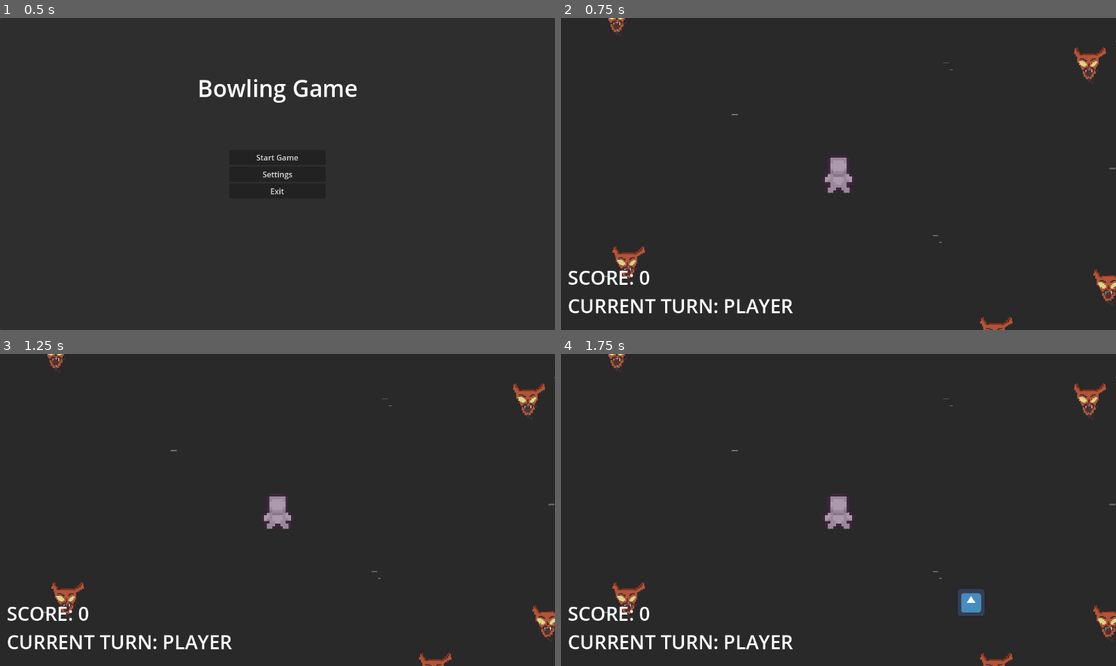
Above: before the commit, frames 1-4 (two rows, left to right).
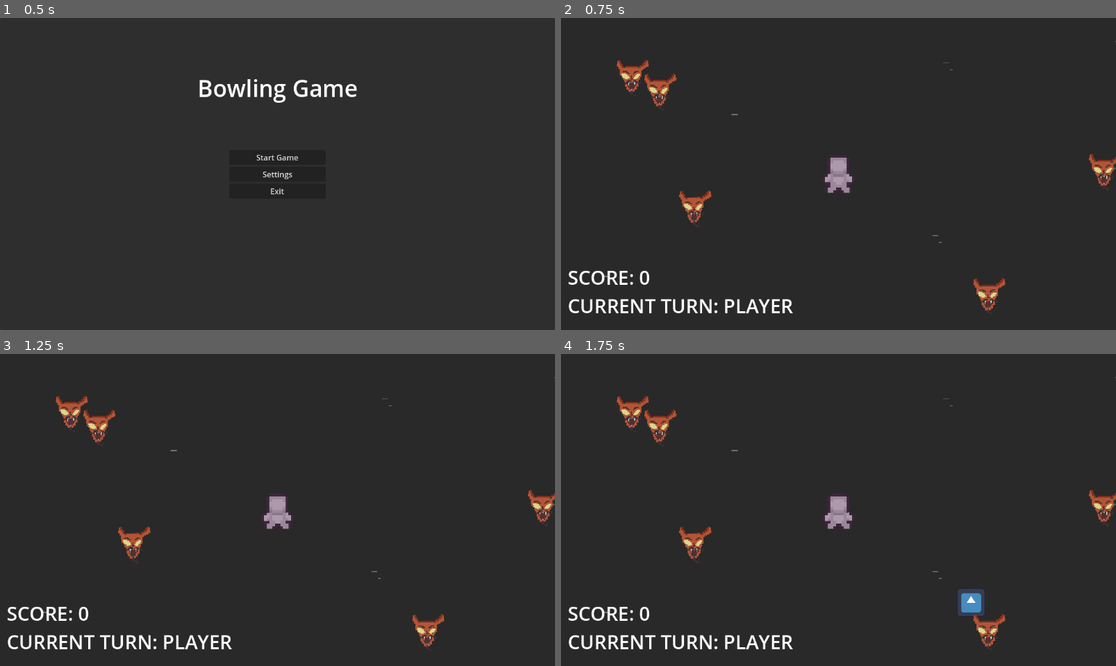
Above: after the commit, the same moments.

Repository: YumNothingSoup/Beginner-Game-Jam
Game: Godot game, scene res://Main Scenes/main_menu.tscn
Same seed, same stepped clock (60 frames per second), same inputs: the game is played once before the commit and once after it. The engine's default icon, where the game draws it, is replaced by a stand-in: a white triangle on a blue panel in a dark square.
Inputs (mouse positions are in pixels of both pictures, inside the frame that each line leads up to):
- Up to frame 1 (0.5 s): no input
- Up to frame 2 (0.75 s): click "Start Game" at 0.5 s
- Up to frame 3 (1.25 s): no input
- Up to frame 4 (1.75 s): tap Enter at 1.25 s; move the mouse to (960, 494) at 1.27 s; click (960, 494) at 1.35 s

Frame 1 is identical in both runs. In frame 2, 2.5% of the frame differs, in the area x 8-100%, y 0-100%; in frame 3, 2.5%; in frame 4, 2.5%.

Commit message:
implement random enemy spawning

Diff:
--- /dev/null
+++ b/Main Scenes/enemy_spawn_area.gd
@@ -0,0 +1,61 @@
+extends Area2D
+
+@export var enemy_scene = preload("res://Entities/enemies/enemy.tscn")
+
+@export var enemy_spawn_area: CollisionShape2D
+@export var player_preventation_area: Area2D
+
+@export var enemy_container: Node
+
+@export var start_enemy_count: int = 5
+@export var enemy_increment_turn_interval: int = 4
+@export var enemy_spawn_turn_interval: int = 2
+@export var enemy_count_incrementation_value: int = 1
+
+var turn_count: int = 0
+
+func _ready():
+	Events.player_turn_started.connect(on_player_turn_start)
+	spawn_enemies()
+
+func on_player_turn_start():
+	turn_count += 1
+
+	if turn_count % enemy_increment_turn_interval == 0:
+		start_enemy_count += enemy_count_incrementation_value
+	if turn_count % enemy_spawn_turn_interval == 0:
+		spawn_enemies()
+
+func spawn_enemies() -> void:
+	for i in range(start_enemy_count):
+		var enemy_instance = enemy_scene.instantiate()
+		enemy_instance.position = get_random_point_in_area()
+		enemy_container.add_child(enemy_instance)
+
+func get_random_point_in_area() -> Vector2:
+	var rng = RandomNumberGenerator.new()
+
+	var shape = enemy_spawn_area.shape as RectangleShape2D
+
+	var x = rng.randf_range(enemy_spawn_area.position.x - shape.extents.x, enemy_spawn_area.position.x + shape.extents.x)
+	var y = rng.randf_range(enemy_spawn_area.position.y - shape.extents.y, enemy_spawn_area.position.y + shape.extents.y)
+
+	var random_point = position + Vector2(x, y)
+
+	if is_point_in_player_preventation_area(random_point):
+		return get_random_point_in_area()
+
+	return position + Vector2(x, y)
+
+func is_point_in_player_preventation_area(point: Vector2) -> bool:
+	# Ensure the area has a CollisionPolygon2D child
+	var collision_polygon = player_preventation_area.get_node("CollisionPolygon2D") as CollisionPolygon2D
+	if collision_polygon == null:
+		push_error("The specified area does not have a CollisionPolygon2D child.")
+		return false
+
+	# Convert the global point to the local coordinates of the area
+	var local_point = player_preventation_area.to_local(point)
+
+	# Check if the point is inside the polygon
+	return Geometry2D.is_point_in_polygon(local_point, collision_polygon.polygon)
--- a/Main Scenes/game_area.tscn
+++ b/Main Scenes/game_area.tscn
@@ -1,4 +1,3 @@
-
 [gd_scene load_steps=13 format=4 uid="uid://cfmsj4pi1erq6"]
 
 [ext_resource type="Texture2D" uid="uid://c85lpf1rfhr17" path="res://Environment/placeholder_tileset.png" id="1_l0jwx"]
@@ -7,8 +6,8 @@
 [ext_resource type="PackedScene" uid="uid://dvu67lgff14pj" path="res://Entities/player/player.tscn" id="2_4x8qw"]
 [ext_resource type="PackedScene" uid="uid://cbf5d1fnt08pi" path="res://scene_not_main/pause_menu.tscn" id="3_bdykk"]
 [ext_resource type="PackedScene" uid="uid://bwvl3fycobgck" path="res://Entities/bowling_ball/bowling_ball.tscn" id="4_75x6v"]
+[ext_resource type="Script" path="res://Main Scenes/enemy_spawn_area.gd" id="4_p6rth"]
 [ext_resource type="PackedScene" uid="uid://n2rm3356m4q5" path="res://UI/turn_label.tscn" id="5_mb6fo"]
-[ext_resource type="PackedScene" uid="uid://bnhmd4i7ebnn6" path="res://Entities/enemies/enemy.tscn" id="7_kp1eo"]
 [ext_resource type="PackedScene" uid="uid://dw5t4k0s63p14" path="res://UI/score_label.tscn" id="8_jn7te"]
 
 [sub_resource type="TileSetAtlasSource" id="TileSetAtlasSource_f751s"]
@@ -41,11 +40,16 @@
 physics_layer_0/collision_layer = 1
 sources/0 = SubResource("TileSetAtlasSource_f751s")
 
+[sub_resource type="RectangleShape2D" id="RectangleShape2D_6oni3"]
+size = Vector2(1021, 511)
+
 [node name="Main" type="Node2D"]
 
 [node name="ScoreManager" parent="." instance=ExtResource("1_ruth1")]
 
 [node name="TurnManager" parent="." instance=ExtResource("1_p1l5c")]
+
+[node name="EnemyContainer" type="Node" parent="."]
 
 [node name="TileMap" type="Node2D" parent="."]
 position = Vector2(-1, 0)
@@ -54,6 +58,21 @@
 use_parent_material = true
 tile_map_data = PackedByteArray("AAAAAAAAAAAGAAIAAABHAAAAAAAGAAIAABBHACcAAAAGAAYAABAAACcAAAAGAAYAAAAAAAEAAAAGAAUAAAAAAA …(46000 unchanged characters)…
 tile_set = SubResource("TileSet_1rf8j")
+
+[node name="EnemySpawnArea" type="Area2D" parent="." node_paths=PackedStringArray("enemy_spawn_area", "player_preventation_area", "enemy_container")]
+script = ExtResource("4_p6rth")
+enemy_spawn_area = NodePath("CollisionShape2D")
+player_preventation_area = NodePath("../PlayerPreventationArea")
+enemy_container = NodePath("../EnemyContainer")
+
+[node name="CollisionShape2D" type="CollisionShape2D" parent="EnemySpawnArea"]
+position = Vector2(577.5, 320.5)
+shape = SubResource("RectangleShape2D_6oni3")
+
+[node name="PlayerPreventationArea" type="Area2D" parent="."]
+
+[node name="CollisionPolygon2D" type="CollisionPolygon2D" parent="PlayerPreventationArea"]
+polygon = PackedVector2Array(524, 262, 480, 305, 480, 369, 521, 419, 614, 419, 654, 375, 653, 315, 605, 259)
 
 [node name="Player" parent="." groups=["player"] instance=ExtResource("2_4x8qw")]
 unique_name_in_owner = true
@@ -64,42 +83,8 @@
 unique_name_in_owner = true
 visible = false
 position = Vector2(561, 363)
-
 velocity_threshold = 10.0
 throw_strength = 750.0
-
-[node name="enemy" parent="." instance=ExtResource("7_kp1eo")]
-position = Vector2(237, 112)
-
-[node name="enemy2" parent="." instance=ExtResource("7_kp1eo")]
-position = Vector2(966, 511)
-
-[node name="enemy3" parent="." instance=ExtResource("7_kp1eo")]
-position = Vector2(937, 182)
-
-[node name="enemy4" parent="." instance=ExtResource("7_kp1eo")]
-position = Vector2(1007, 244)
-
-[node name="enemy5" parent="." instance=ExtResource("7_kp1eo")]
-position = Vector2(123, 249)
-
-[node name="enemy6" parent="." instance=ExtResource("7_kp1eo")]
-position = Vector2(253, 477)
-
-[node name="enemy7" parent="." instance=ExtResource("7_kp1eo")]
-position = Vector2(607, 67)
-
-[node name="enemy8" parent="." instance=ExtResource("7_kp1eo")]
-position = Vector2(798, 582)
-
-[node name="enemy9" parent="." instance=ExtResource("7_kp1eo")]
-position = Vector2(1081, 578)
-
-[node name="enemy10" parent="." instance=ExtResource("7_kp1eo")]
-position = Vector2(61, 480)
-
-[node name="enemy11" parent="." instance=ExtResource("7_kp1eo")]
-position = Vector2(362, 56)
 
 [node name="UI" type="CanvasLayer" parent="."]
 
